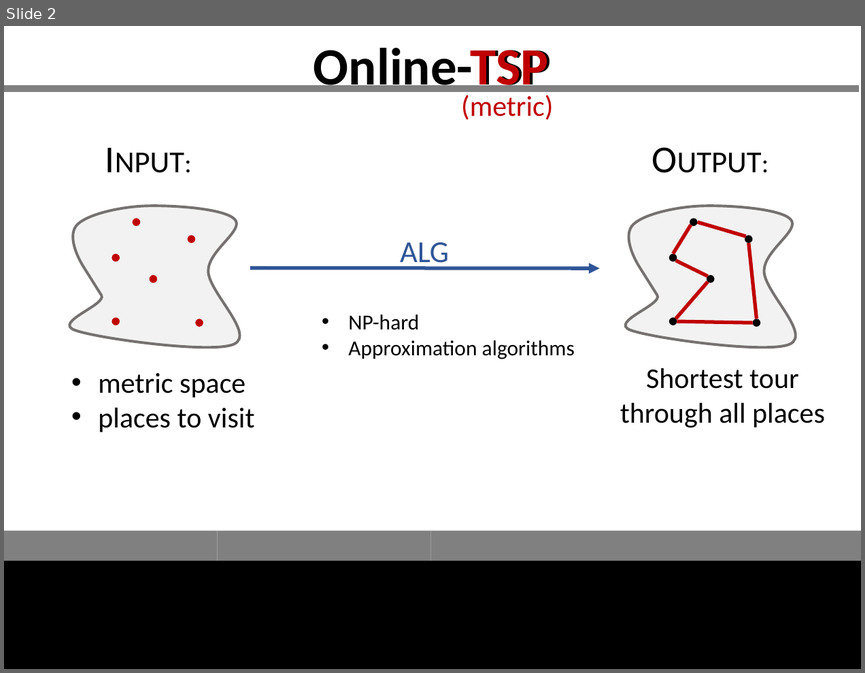
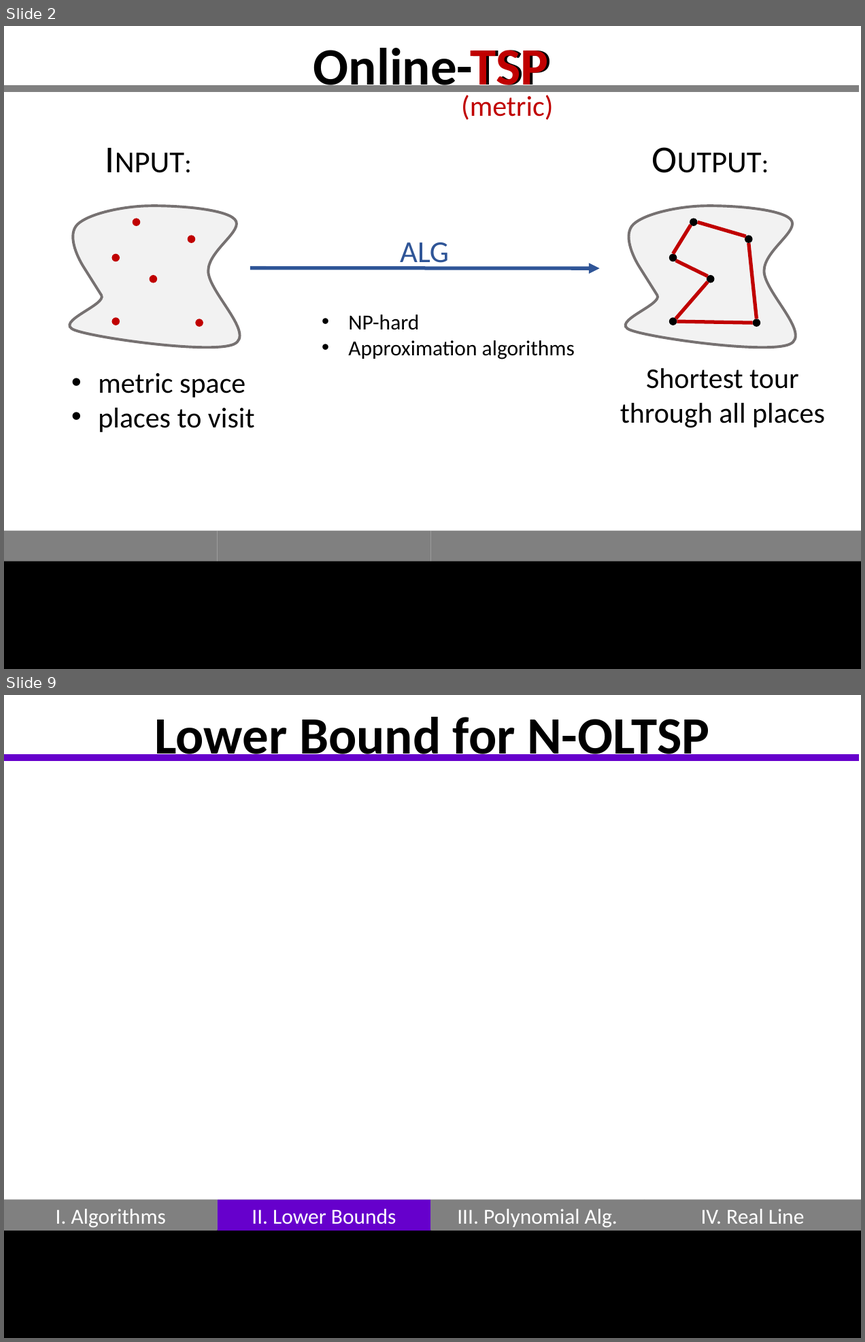
Before and after one commit to GraffL/talk-online-tsp, a slide deck: Präsentation43.pptx. Shown one above the other, each under a label of ours: slide 2 before the commit, slides 2 and 9 after it; the slides between them are not shown. The pictures are 865x673 and 865x1342 pixels, drawn with LibreOffice and Linux fonts; fonts in the diff are those of the drawing. Boxes give left, top, right and bottom in pixels: in the first picture for what was removed or moved away, otherwise in the second. Text is boxed around its words. In the diff, an @@ line names an element or a change of style, - is before the commit and + after.

```diff
--- a/Präsentation43.pptx
+++ b/Präsentation43.pptx
@@ slide 9 added at <box>4,695,861,1338</box>, background #FFFFFF; not listed: 6 template elements that a slide beside it also shows @@
@@ title added at <box>154,717,709,761</box>, 44 pt, text #000000, bold @@
+Lower Bound for N-OLTSP
@@ line added from (4, 758) to (859, 758), #6600CC 6 pt @@
@@ rectangle added at <box>4,1200,218,1231</box>, fill #808080, 18 pt, text #FFFFFF @@
+I. Algorithms
@@ rectangle added at <box>218,1200,430,1231</box>, fill #6600CC, 18 pt, text #FFFFFF @@
+II. Lower Bounds
@@ rectangle added at <box>430,1200,644,1231</box>, fill #808080, 18 pt, text #FFFFFF @@
+III. Polynomial Alg.
@@ rectangle added at <box>644,1200,861,1231</box>, fill #808080, 18 pt, text #FFFFFF @@
+IV. Real Line
```
Also in this commit, not shown: 3 slides changed, 12 other slides added, 1 slide removed.
